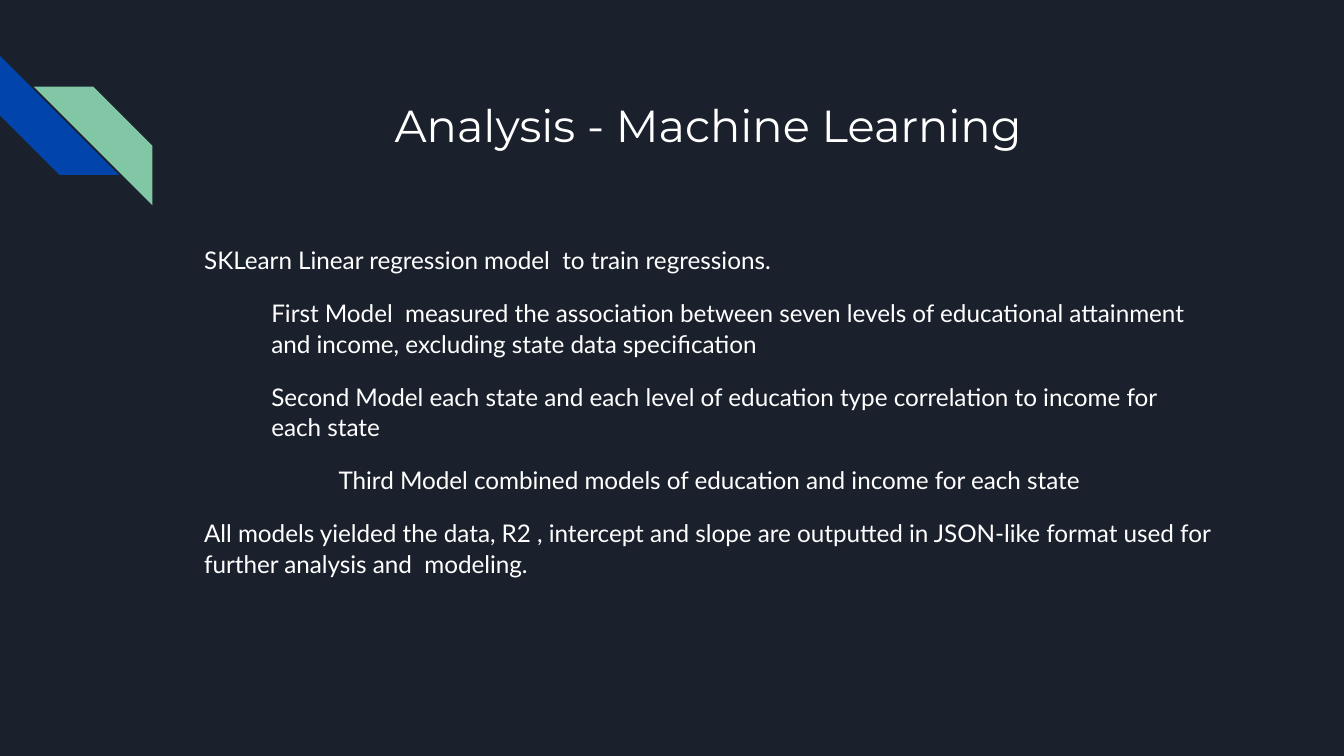
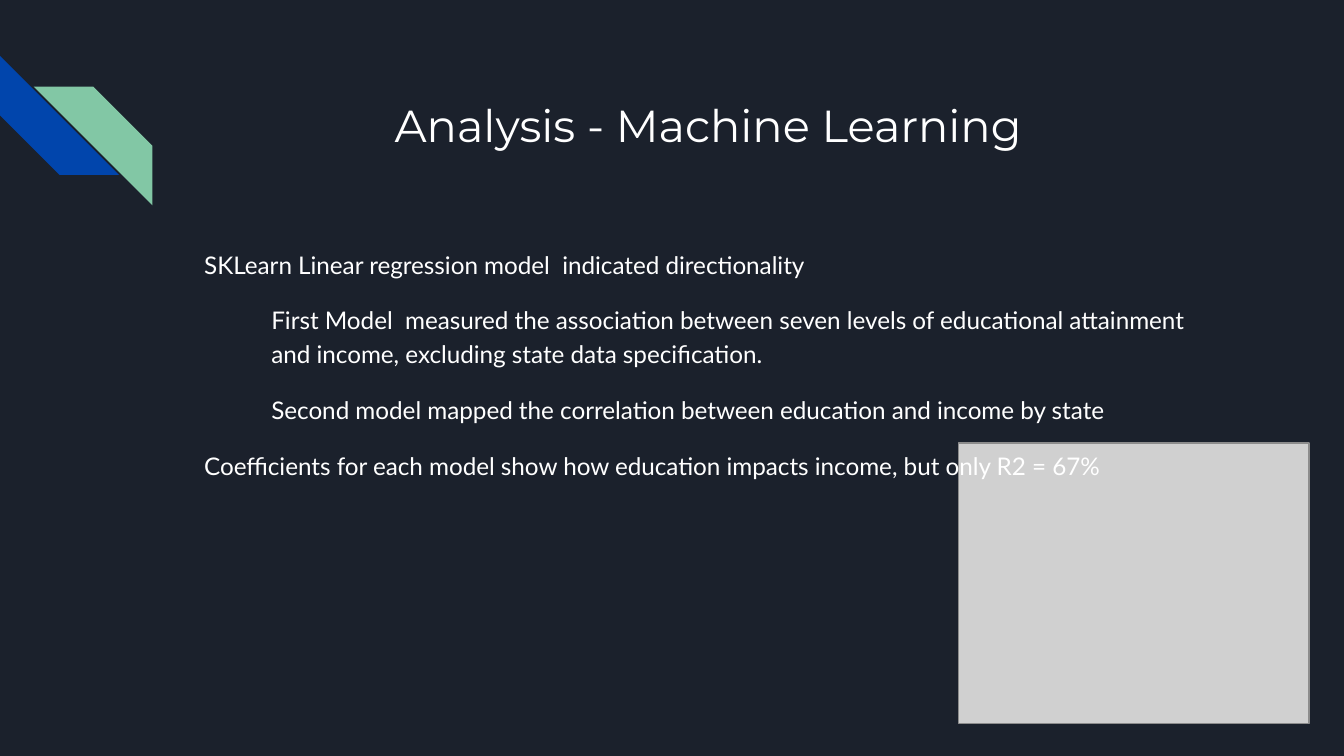
Before and after one commit to VickyCarlson/PCI_Growth, a slide deck: slide 10 of Effect of Educational Attainment on per Capita Growth by State.pptx. Drawn at 1344x756 pixels with LibreOffice and Linux fonts; fonts in the diff are those of the drawing; grey boxes stand for pictures. Boxes give left, top, right and bottom in pixels: in the first picture for what was removed or moved away, otherwise in the second. Text is boxed around its words. In the diff, an @@ line names an element or a change of style, - is before the commit and + after.

```diff
--- a/Effect of Educational Attainment on per Capita Growth by State.pptx
+++ b/Effect of Educational Attainment on per Capita Growth by State.pptx
@@ text at (204, 256, 1183, 480): text changed @@
-SKLearn Linear regression model to train regressions.
-First Model measured the association between seven levels of educational attainment and income, excluding state data specification
-Second Model each state and each level of education type correlation to income for each state
-Third Model combined models of education and income for each state
-All models yielded the data, R2 , intercept and slope are outputted in JSON-like format used for further analysis and modeling.
+SKLearn Linear regression model indicated directionality
+First Model measured the association between seven levels of educational attainment and income, excluding state data specification.
+Second model mapped the correlation between education and income by state
+Coefficients for each model show how education impacts income, but only R2 = 67%
@@ picture added at (958, 444, 1309, 724) @@
```
Also in this commit, not shown: 9 other slides changed, 2 slides added, 1 slide removed.
